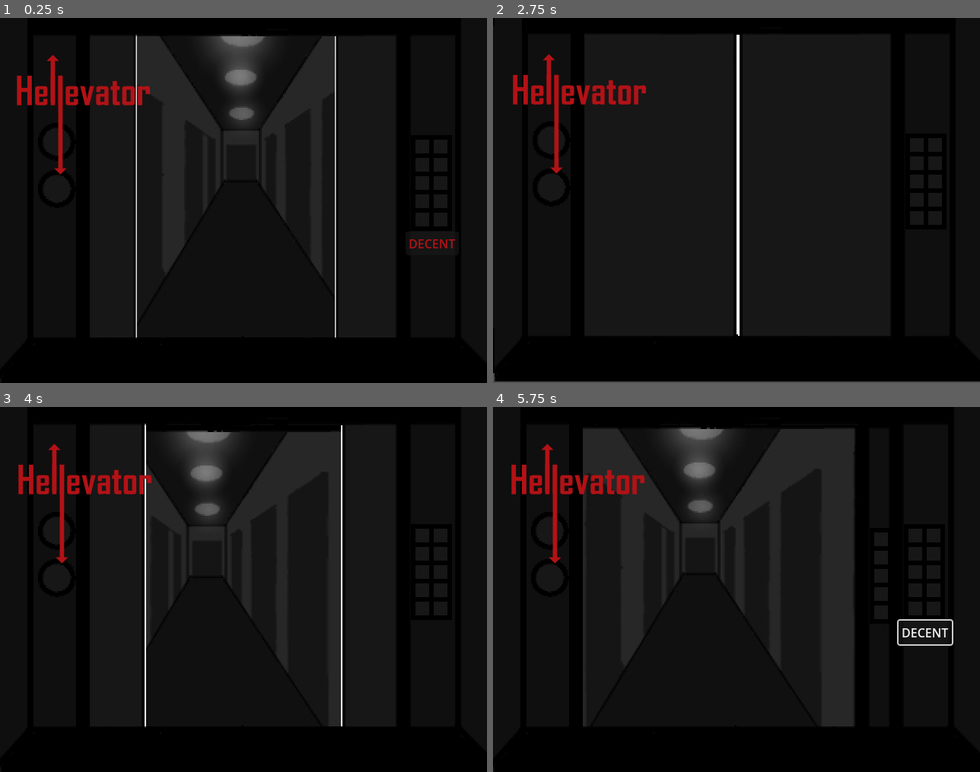
Above: before the commit, frames 1-4 (two rows, left to right).
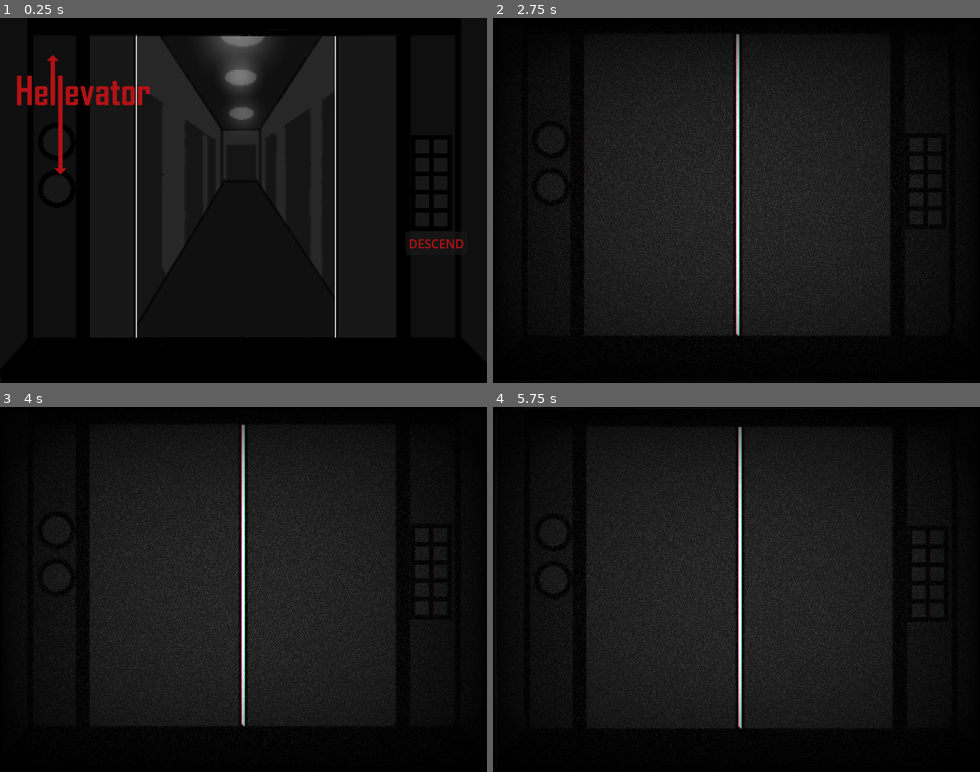
Above: after the commit, the same moments.

Repository: Crybaton/Hellevator
Game: Godot game, scene res://Scenes/start_menu_scene.tscn
The game is run twice, just before and just after one commit, with the same random seed, the same clock (stepped at 60 frames per second) and the same inputs.
Inputs (mouse positions are in pixels of both pictures, inside the frame that each line leads up to):
- Up to frame 1 (0.25 s): no input
- Up to frame 2 (2.75 s): click "DECENT" (after the commit: "DESCEND") at 0.5 s; click "DECENT" (after the commit: "DESCEND") at 1.25 s; click "DECENT" (after the commit: "DESCEND") at 2 s
- Up to frame 3 (4 s): click (423, 534) at 2.75 s, where only the run after the commit has a clickable "1"; click (423, 553) at 3.5 s, where only the run after the commit has a clickable "2"
- Up to frame 4 (5.75 s): click (911, 538) at 4.25 s, where only the run after the commit has a clickable "1"; click (916, 571) at 5 s, where only the run after the commit has a clickable "3"

The runs differ from the first frame. In frame 1, 0.1% of the frame differs, in the area x 87-96%, y 60-64%; in frame 2, 6.2%; in frame 3, 9.2%; in frame 4, 11%, in the area x 3-95%, y 5-89%.

Commit message:
Hier passieren Dinge

Diff:
--- /dev/null
+++ b/Assets/Sounds/UI/buttons_pressed_all.tres
@@ -0,0 +1,9 @@
+[gd_resource type="AudioStreamRandomizer" load_steps=3 format=3 uid="uid://c8x2dnoaub3a3"]
+
+[ext_resource type="AudioStream" uid="uid://ciyuyqr8c1mtk" path="res://Assets/Sounds/UI/button pressed 1.mp3" id="1_byvc5"]
+[ext_resource type="AudioStream" uid="uid://bwva00nn81esy" path="res://Assets/Sounds/UI/button pressed 2.mp3" id="2_3j0q8"]
+
+[resource]
+streams_count = 2
+stream_0/stream = ExtResource("1_byvc5")
+stream_1/stream = ExtResource("2_3j0q8")
--- a/Scenes/button_board.tscn
+++ b/Scenes/button_board.tscn
@@ -1,10 +1,46 @@
-[gd_scene load_steps=3 format=3 uid="uid://dby3a2axisir6"]
+[gd_scene load_steps=5 format=3 uid="uid://dby3a2axisir6"]
 
 [ext_resource type="Script" uid="uid://dytivxru8k64r" path="res://Scripts/buttonMaster.gd" id="1_0iiyx"]
 [ext_resource type="Texture2D" uid="uid://bmydf0sgffanj" path="res://Assets/Finished/Elevator/ButtonBoard.png" id="2_88ty5"]
+[ext_resource type="Shader" uid="uid://ddhltppp0dvda" path="res://Shader/noise.gdshader" id="2_475mw"]
+
+[sub_resource type="ShaderMaterial" id="ShaderMaterial_vseci"]
+shader = ExtResource("2_475mw")
+shader_parameter/overlay = false
+shader_parameter/scanlines_opacity = 0.4
+shader_parameter/scanlines_width = 0.25
+shader_parameter/grille_opacity = 0.032
+shader_parameter/resolution = Vector2(640, 480)
+shader_parameter/pixelate = true
+shader_parameter/roll = true
+shader_parameter/roll_speed = 0.0
+shader_parameter/roll_size = 0.0
+shader_parameter/roll_variation = 0.1
+shader_parameter/distort_intensity = 0.05
+shader_parameter/noise_opacity = 0.4
+shader_parameter/noise_speed = 3.0
+shader_parameter/static_noise_intensity = 0.121
+shader_parameter/aberration = 0.00500005
+shader_parameter/brightness = 1.4
+shader_parameter/discolor = false
+shader_parameter/warp_amount = 0.018
+shader_parameter/clip_warp = false
+shader_parameter/vignette_intensity = 1.0
+shader_parameter/vignette_opacity = 0.5
 
 [node name="ButtonBoard" type="Node2D"]
 script = ExtResource("1_0iiyx")
+
+[node name="Shader" type="CanvasLayer" parent="."]
+
+[node name="TheMagic" type="ColorRect" parent="Shader"]
+material = SubResource("ShaderMaterial_vseci")
+anchors_preset = 15
+anchor_right = 1.0
+anchor_bottom = 1.0
+grow_horizontal = 2
+grow_vertical = 2
+mouse_filter = 2
 
 [node name="ButtonBoard" type="TextureRect" parent="."]
 offset_right = 40.0
--- a/Scenes/elevator.tscn
+++ b/Scenes/elevator.tscn
@@ -1,67 +1,12 @@
-[gd_scene load_steps=9 format=3 uid="uid://bxuh8rnyasyvd"]
+[gd_scene load_steps=5 format=3 uid="uid://bxuh8rnyasyvd"]
 
 [ext_resource type="Script" uid="uid://b7y8l6s046ydw" path="res://Scripts/elevator.gd" id="1_jd6vs"]
 [ext_resource type="Texture2D" uid="uid://bywxfwfaawq8j" path="res://Assets/Finished/Elevator/corridor001.jpg" id="2_1gjip"]
 [ext_resource type="Texture2D" uid="uid://d16ke3qsyqxn5" path="res://Assets/Finished/Elevator/dooropen.png" id="2_jd6vs"]
-[ext_resource type="Shader" uid="uid://ddhltppp0dvda" path="res://Shader/bloodletting.gdshader" id="2_sdfrh"]
-[ext_resource type="Shader" uid="uid://d1qmt3bcev54e" path="res://Shader/flashlight.gdshader" id="3_ehl1p"]
 [ext_resource type="PackedScene" uid="uid://dby3a2axisir6" path="res://Scenes/button_board.tscn" id="5_sdfrh"]
-
-[sub_resource type="ShaderMaterial" id="ShaderMaterial_ehl1p"]
-shader = ExtResource("2_sdfrh")
-shader_parameter/overlay = false
-shader_parameter/scanlines_opacity = 0.4
-shader_parameter/scanlines_width = 0.25
-shader_parameter/grille_opacity = 0.032
-shader_parameter/resolution = Vector2(640, 480)
-shader_parameter/pixelate = true
-shader_parameter/roll = true
-shader_parameter/roll_speed = 0.0
-shader_parameter/roll_size = 0.0
-shader_parameter/roll_variation = 0.1
-shader_parameter/distort_intensity = 0.05
-shader_parameter/noise_opacity = 0.4
-shader_parameter/noise_speed = 3.0
-shader_parameter/static_noise_intensity = 0.121
-shader_parameter/aberration = 0.00500005
-shader_parameter/brightness = 1.4
-shader_parameter/discolor = false
-shader_parameter/warp_amount = 0.018
-shader_parameter/clip_warp = false
-shader_parameter/vignette_intensity = 1.0
-shader_parameter/vignette_opacity = 0.5
-
-[sub_resource type="ShaderMaterial" id="ShaderMaterial_i2rfo"]
-shader = ExtResource("3_ehl1p")
-shader_parameter/circle_size = 0.5
-shader_parameter/feather = 0.05
-shader_parameter/circle_position = Vector2(0.5, 0.5)
-shader_parameter/screen_width = 640.0
-shader_parameter/screen_height = 480.0
 
 [node name="Elevator" type="Node2D"]
 script = ExtResource("1_jd6vs")
-
-[node name="Shader" type="CanvasLayer" parent="."]
-
-[node name="TheMagic" type="ColorRect" parent="Shader"]
-material = SubResource("ShaderMaterial_ehl1p")
-anchors_preset = 15
-anchor_right = 1.0
-anchor_bottom = 1.0
-grow_horizontal = 2
-grow_vertical = 2
-mouse_filter = 2
-
-[node name="ColorRect" type="ColorRect" parent="Shader"]
-visible = false
-material = SubResource("ShaderMaterial_i2rfo")
-anchors_preset = 15
-anchor_right = 1.0
-anchor_bottom = 1.0
-grow_horizontal = 2
-grow_vertical = 2
-mouse_filter = 2
 
 [node name="TextureRect" type="TextureRect" parent="."]
 offset_right = 320.0
--- a/Scenes/elevator_scene_3.tscn
+++ b/Scenes/elevator_scene_3.tscn
@@ -1,14 +1,22 @@
-[gd_scene load_steps=4 format=3 uid="uid://dvxtp86dpsph5"]
+[gd_scene load_steps=6 format=3 uid="uid://dvxtp86dpsph5"]
 
+[ext_resource type="Shader" uid="uid://f7myj3a8wd8i" path="res://Shader/rotate.gdshader" id="1_bi5jp"]
 [ext_resource type="Texture2D" uid="uid://x33bbljer2fq" path="res://Assets/Finished/Elevator/corridor003.jpg" id="1_ea6ue"]
 [ext_resource type="Texture2D" uid="uid://d16ke3qsyqxn5" path="res://Assets/Finished/Elevator/dooropen.png" id="2_bi5jp"]
 [ext_resource type="PackedScene" uid="uid://dby3a2axisir6" path="res://Scenes/button_board.tscn" id="3_reeb5"]
 
+[sub_resource type="ShaderMaterial" id="ShaderMaterial_reeb5"]
+shader = ExtResource("1_bi5jp")
+shader_parameter/spin_texture = ExtResource("1_ea6ue")
+shader_parameter/clockwise = true
+shader_parameter/speed = 1.0
+
 [node name="elevator_scene_3" type="Node2D"]
 
 [node name="Hallway" type="TextureRect" parent="."]
-offset_right = 40.0
-offset_bottom = 40.0
+material = SubResource("ShaderMaterial_reeb5")
+offset_right = 320.0
+offset_bottom = 240.0
 scale = Vector2(2, 2)
 texture = ExtResource("1_ea6ue")
 
--- /dev/null
+++ b/Scenes/player.tscn
@@ -0,0 +1,17 @@
+[gd_scene load_steps=3 format=3 uid="uid://dxdew7pv50hnu"]
+
+[ext_resource type="Script" uid="uid://dmsrqqnlb7r2k" path="res://Scripts/player.gd" id="1_cvnsp"]
+[ext_resource type="Texture2D" uid="uid://y2oa00y1h6b5" path="res://Assets/Finished/FLASHLIGHT.png" id="2_cvnsp"]
+
+[node name="Player" type="Node2D"]
+script = ExtResource("1_cvnsp")
+
+[node name="CanvasModulate" type="CanvasModulate" parent="."]
+color = Color(0, 0, 0, 1)
+
+[node name="PointLight2D" type="PointLight2D" parent="."]
+energy = 6.1
+shadow_enabled = true
+texture = ExtResource("2_cvnsp")
+
+[node name="Sprite2D" type="Sprite2D" parent="."]
--- a/Scenes/sound_manager.tscn
+++ b/Scenes/sound_manager.tscn
@@ -1,6 +1,15 @@
-[gd_scene load_steps=2 format=3 uid="uid://bpcmlasato1yc"]
+[gd_scene load_steps=4 format=3 uid="uid://bpcmlasato1yc"]
 
 [ext_resource type="Script" uid="uid://ctfxitfeb616x" path="res://Scripts/sound_manager.gd" id="1_32i44"]
+[ext_resource type="AudioStream" uid="uid://c8x2dnoaub3a3" path="res://Assets/Sounds/UI/buttons_pressed_all.tres" id="2_25ke0"]
+[ext_resource type="AudioStream" uid="uid://bfbrj3jxogb64" path="res://Assets/Sounds/elevator close.mp3" id="3_1ohty"]
 
 [node name="SoundManager" type="Node"]
 script = ExtResource("1_32i44")
+
+[node name="Button Pressed" type="AudioStreamPlayer" parent="."]
+stream = ExtResource("2_25ke0")
+volume_db = -7.0
+
+[node name="Elevator Closing" type="AudioStreamPlayer" parent="."]
+stream = ExtResource("3_1ohty")
--- a/Scenes/start_menu_scene.tscn
+++ b/Scenes/start_menu_scene.tscn
@@ -211,7 +211,8 @@
 offset_bottom = 312.0
 theme_override_colors/font_hover_pressed_color = Color(0.491046, 0.0351962, 0.0469354, 1)
 theme_override_colors/font_color = Color(0.698039, 0.0705882, 0.0862745, 1)
-text = "DECENT"
+text = "DESCEND
+"
 
 [node name="AnimationLogo" type="AnimationPlayer" parent="."]
 libraries = {
--- a/Scripts/buttonMaster.gd
+++ b/Scripts/buttonMaster.gd
@@ -2,16 +2,20 @@
 
 
 func _on_button_1_pressed():
+	SoundManager._pressed()
 	SceneTransition.change_scene("res://Scenes/elevator.tscn")
 
 
 func _on_button_2_pressed():
+	SoundManager._pressed()
 	SceneTransition.change_scene("res://Scenes/elevator_scene_2.tscn")
 
 
 func _on_button_3_pressed():
+	SoundManager._pressed()
 	SceneTransition.change_scene("res://Scenes/elevator_scene_3.tscn")
 
 
 func _on_button_4_pressed():
+	SoundManager._pressed()
 	SceneTransition.change_scene("res://Scenes/elevator_scene_4.tscn")
--- /dev/null
+++ b/Scripts/player.gd
@@ -0,0 +1,6 @@
+extends Node2D
+
+func _physics_process(delta):
+	global_position = get_global_mouse_position()
+
+# Kleiner Lag? Maus bewegt sich, Licht kommt versetzt nach?
--- a/Scripts/scene_transition.gd
+++ b/Scripts/scene_transition.gd
@@ -1,5 +1,6 @@
 extends Node
 func change_scene(target: String) -> void:
+		SoundManager._closing()
 		$TransitionPlayer.play("dissolve")
 		await($TransitionPlayer.animation_finished)
 		get_tree().change_scene_to_file(target)
--- a/Scripts/sound_manager.gd
+++ b/Scripts/sound_manager.gd
@@ -3,62 +3,30 @@
 # Audio Manager, AudioStreamRandomizer
 
 
-@onready var turning_on: AudioStreamPlayer = $"Turning On"
-@onready var typing: AudioStreamPlayer = $Typing
-@onready var laugh: AudioStreamPlayer = $Laugh
-@onready var steps: AudioStreamPlayer = $Steps
-@onready var shuffle: AudioStreamPlayer = $Shuffle
-@onready var heavy_breathing: AudioStreamPlayer = $"Heavy Breathing"
-@onready var squelch: AudioStreamPlayer = $Squelch
+@onready var button_pressed: AudioStreamPlayer = $"Button Pressed"
+@onready var elevator_closing: AudioStreamPlayer = $"Elevator Closing"
 
 
 #Sound Library (One Time)
-func _turnon():
-	turning_on.play()
+func _pressed():
+	button_pressed.play()
 
-func _turnoff():
-	turning_on.stop()
+func _closing():
+	elevator_closing.play()
 
-func _typing():
-	typing.play()
 
-func _laugh():
-	laugh.play()
 
-func _steps(): #!!Dont like the sound that much, more steps?
-	steps.play()
 
-func _shuffle():
-	shuffle.play()
-
-func _squelch():
-	squelch.play()
-
-@onready var cicada_forest: AudioStreamPlayer = $"Cicada Forest"
-@onready var static_hum: AudioStreamPlayer = $"Static Hum"
-@onready var whisper: AudioStreamPlayer = $Whisper
-@onready var funeral_chant: AudioStreamPlayer = $"Funeral Chant"
-@onready var gong: AudioStreamPlayer = $Gong
-@onready var menu_gong: AudioStreamPlayer = $"Menu Gong"
+#@onready var menu_gong: AudioStreamPlayer = $"Menu Gong"
 
 #Music & Ambience (Loops)
 #Play Music
-func _staticsound():
-	static_hum.play()
-
-func _cicada():
-	cicada_forest.play()
-
-func _menu_gong():
-	menu_gong.play()
+#func _staticsound():
+#	static_hum.play()
 
 #Stop Music
-func _stop_all():
-	cicada_forest.stop()
-	whisper.stop()
-	heavy_breathing.stop()
-	gong.stop()
-	menu_gong.stop()
+#func _stop_all():
+#	cicada_forest.stop()
 
 
 #Dictionary um Räumen Musik zuzuordnen.
@@ -81,17 +49,17 @@
 
 #Vergleicht tatsächlichen Raumnamen und das Dictionary und
 #spielt dann den zugeordneten Sound.
-func play_room_sound(room_name: String):
-	_stop_all()
-	if room_name in room_sounds:
-		var sound_name = room_sounds[room_name]
-		var sound_player = get_node(sound_name)  #Nimmt die Nodes.
-		if sound_player:
-			sound_player.play()
-		else:
-			printerr("Sound not found.")
-	else:
-		printerr("No sound defined for this room.")
+#func play_room_sound(room_name: String):
+#	_stop_all()
+#	if room_name in room_sounds:
+#		var sound_name = room_sounds[room_name]
+#		var sound_player = get_node(sound_name)  #Nimmt die Nodes.
+#		if sound_player:
+#			sound_player.play()
+#		else:
+#			printerr("Sound not found.")
+#	else:
+#		printerr("No sound defined for this room.")
 
 
 #Credits:
--- a/Scripts/start_menu_scene.gd
+++ b/Scripts/start_menu_scene.gd
@@ -2,7 +2,7 @@
 
 
 func _on_button_start_pressed():
-
+	SoundManager._pressed()
 	SceneTransition.change_scene("res://Scenes/elevator.tscn")
 	$ParallaxAtHome/Doors.hide()
 	$AnimationLogo.play("LogoDown")
--- /dev/null
+++ b/Shader/rotate.gdshader
@@ -0,0 +1,23 @@
+shader_type canvas_item;
+
+uniform sampler2D spin_texture;
+uniform bool clockwise = true;
+uniform float speed : hint_range(0.0, 2.0) = 1.0;
+
+vec2 rotate(vec2 uv, vec2 pivot, float angle)
+{
+	mat2 rotation = mat2(vec2(sin(angle), -cos(angle)),
+			vec2(cos(angle), sin(angle)));
+
+    uv -= pivot;
+    uv = uv * rotation;
+    uv += pivot;
+    return uv;
+}
+
+void fragment()
+{
+	float direction = clockwise ? 1.0 : -1.0;
+	vec2 rotated_uv = rotate(UV, vec2(0.5), TIME * speed * direction);
+	COLOR = texture(spin_texture, rotated_uv);
+}
Binary file added: Assets/Finished/FLASHLIGHT.png
Not shown, added: Assets/Finished/FLASHLIGHT.png.import
Not shown, added: Assets/Sounds/UI/button pressed 1.mp3.import
Not shown, added: Assets/Sounds/UI/button pressed 2.mp3.import
Not shown, added: Assets/Sounds/elevator close.mp3.import
Not shown, added: Scripts/player.gd.uid
Renamed: Shader/bloodletting.gdshader -> Shader/noise.gdshader
Renamed: Shader/bloodletting.gdshader.uid -> Shader/noise.gdshader.uid
Not shown, added: Shader/rotate.gdshader.uid
Not shown, added: Assets/Sounds/UI/button pressed 1.mp3
Not shown, added: Assets/Sounds/UI/button pressed 2.mp3
Not shown, added: Assets/Sounds/elevator close.mp3
